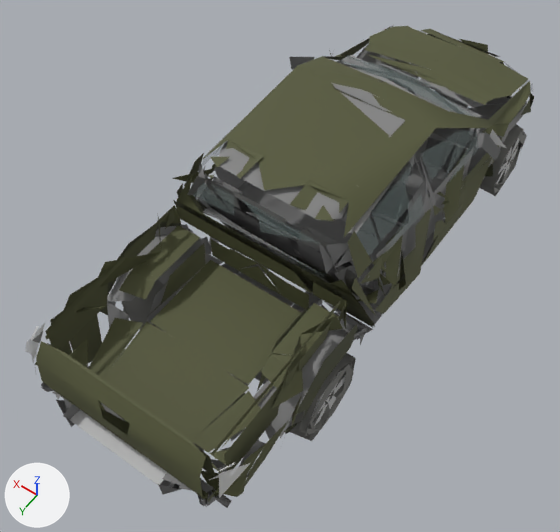
The glTF model Assets/_Project/Art/Models/Vehicles/L200/l200_lod2.glb: old version first, new version second.
Before and after are seen from a 50 mm camera at (-2.1, 3.58, 5.29) aimed at (0.07, 0.53, 0.5). Lighting does not change. The marker at lower left points along +X, +Y and +Z. The first picture is the older version. Vertices at exactly the same position are counted once.

The first picture shows 'Body'.
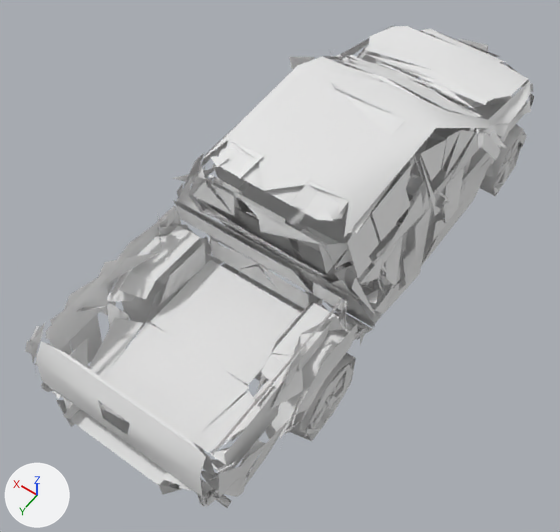
Pixel boxes [x1, y1, x2, y2] of what changed, in the pictures (560 x 532 px):
part 1 of me_body_002, recoloured
    both: [196, 55, 482, 300]
part 2 of me_body_002, recoloured
    both: [195, 167, 443, 304]
part 3 of me_body_002, recoloured
    both: [121, 124, 527, 441]
part 4 of me_body_002, recoloured
    both: [176, 138, 519, 426]
part 5 of me_body_002, recoloured
    both: [88, 44, 528, 473]
part 6 of me_body_002, recoloured
    both: [32, 331, 228, 471]
part 7 of me_body_002, recoloured
    both: [390, 26, 533, 92]
part 8 of me_body_002, recoloured
    both: [69, 103, 527, 488]
part 9 of me_body_002, recoloured
    both: [490, 129, 506, 148]
part 10 of me_body_002, recoloured
    both: [41, 62, 512, 508]
part 11 of me_body_002, recoloured
    both: [34, 25, 534, 502]
part 12 of me_body_002, recoloured
    both: [100, 39, 531, 434]
part 13 of me_body_002, recoloured
    both: [193, 55, 479, 277]
part 14 of me_body_002, recoloured
    both: [289, 57, 501, 161]

Patch to the scene script:
```diff
--- a/Assets/_Project/Art/Models/Vehicles/L200/l200_lod2.glb.py
+++ b/Assets/_Project/Art/Models/Vehicles/L200/l200_lod2.glb.py
@@ mat_l200_paint @@
+mat_l200_paint = principled_material('l200_Paint')
+mat_l200_paint.base_color = (0.8, 0.8, 0.8)  # white #e7e7e7
+mat_l200_paint.roughness = 0.72
@@ me_body_002 @@
 me_body_002.from_pydata(...)  # 2662 vertices, 1567 faces; spans x -0.99..1.0, y -2.53..2.49, z 0.0..1.65
 # used by ob_body; location = (0.0, 0.0, 0.0)
-me_body_002.materials.append(mat_disk)  # grey #989997
-me_body_002.materials.append(mat_mecanique)  # grey #7f7f7f
-me_body_002.materials.append(mat_feux_rouge)  # white #e7e7e7
-me_body_002.materials.append(mat_phare)  # grey #838383
-me_body_002.materials.append(mat_partie_noir)  # black #000000
-me_body_002.materials.append(mat_plaque)  # white #e7e7e7
+# me_body_002 part 1: all 146 faces that had it switch from mat_interieur (grey #838383) to mat_l200_paint (white #e7e7e7)
+# me_body_002 part 2: all 139 faces that had it switch from mat_siege (grey #848484) to mat_l200_paint (white #e7e7e7)
+# me_body_002 part 3: all 143 faces that had it switch from mat_pneu (grey #737370) to mat_l200_paint (white #e7e7e7)
+# me_body_002 part 4: all 159 faces that had it switch from mat_jante (grey #bdbdbd) to mat_l200_paint (white #e7e7e7)
+# me_body_002 part 5: all 289 faces that had it switch from mat_dessous (grey #7e7e7e) to mat_l200_paint (white #e7e7e7)
+# me_body_002 part 6: all 2 faces that had it switch from mat_feux_chrome (grey #797979) to mat_l200_paint (white #e7e7e7)
+# me_body_002 part 7: all 6 faces that had it switch from mat_phare_vitre (grey #adb2b5) to mat_l200_paint (white #e7e7e7)
+# me_body_002 part 8: all 6 faces that had it switch from mat_metal_alu (grey #bbbbbb) to mat_l200_paint (white #e7e7e7)
+# me_body_002 part 9: all 3 faces that had it switch from mat_chrome (grey #b0b0b0) to mat_l200_paint (white #e7e7e7)
+# me_body_002 part 10: all 109 faces that had it switch from mat_plastique_noir (grey #767676) to mat_l200_paint (white #e7e7e7)
+# me_body_002 part 11: all 355 faces that had it switch from mat_body (dark yellow #545738) to mat_l200_paint (white #e7e7e7)
+# me_body_002 part 12: all 23 faces that had it switch from mat_body_gris (dark yellow #42452e) to mat_l200_paint (white #e7e7e7)
+# me_body_002 part 13: all 48 faces that had it switch from mat_vitre (grey #809391) to mat_l200_paint (white #e7e7e7)
+# me_body_002 part 14: all 4 faces that had it switch from mat_miroir (grey #7c7c7c) to mat_l200_paint (white #e7e7e7)
```
